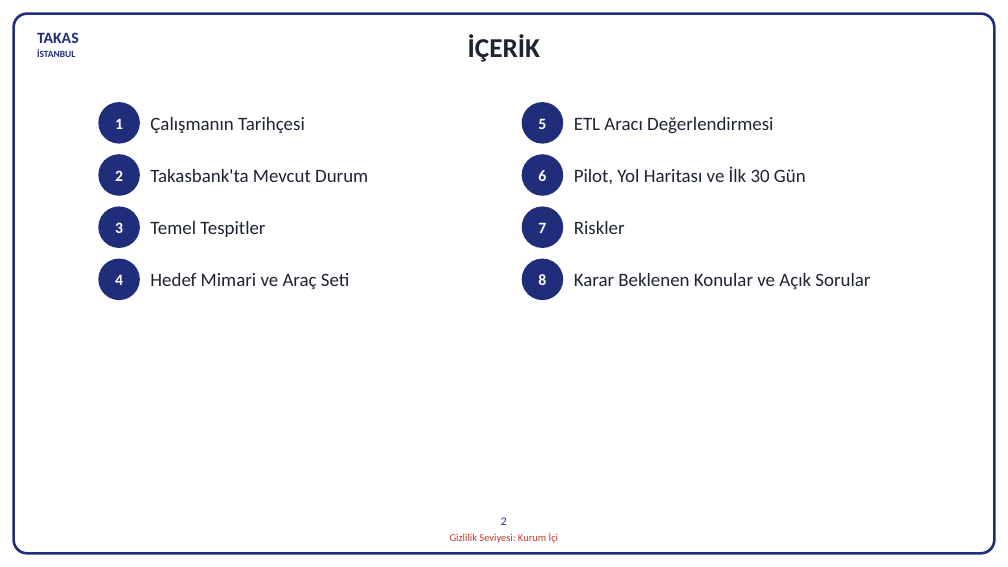
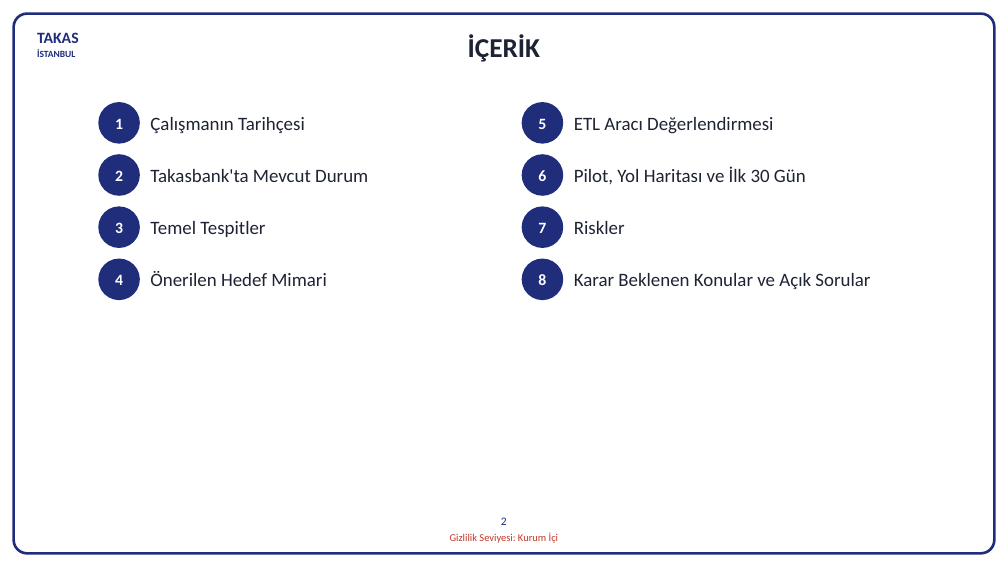
Before and after one commit to hanifidemirel0/Cursor-Projects, a slide deck: slide 2 of outputs/dwh-sunum-kasim-2026/5 - DWHSunum_Kasim2026.pptx. Drawn at 1008x567 pixels with LibreOffice and Linux fonts; fonts in the diff are those of the drawing. Boxes give left, top, right and bottom in pixels: in the first picture for what was removed or moved away, otherwise in the second. Text is boxed around its words. In the diff, an @@ line names an element or a change of style, - is before the commit and + after.

```diff
--- a/outputs/dwh-sunum-kasim-2026/5 - DWHSunum_Kasim2026.pptx
+++ b/outputs/dwh-sunum-kasim-2026/5 - DWHSunum_Kasim2026.pptx
@@ text at box(150, 271, 327, 286): text changed @@
-Hedef Mimari ve Araç Seti
+Önerilen Hedef Mimari
```
Also in this commit, not shown: 1 other slide changed, 3 other files.
